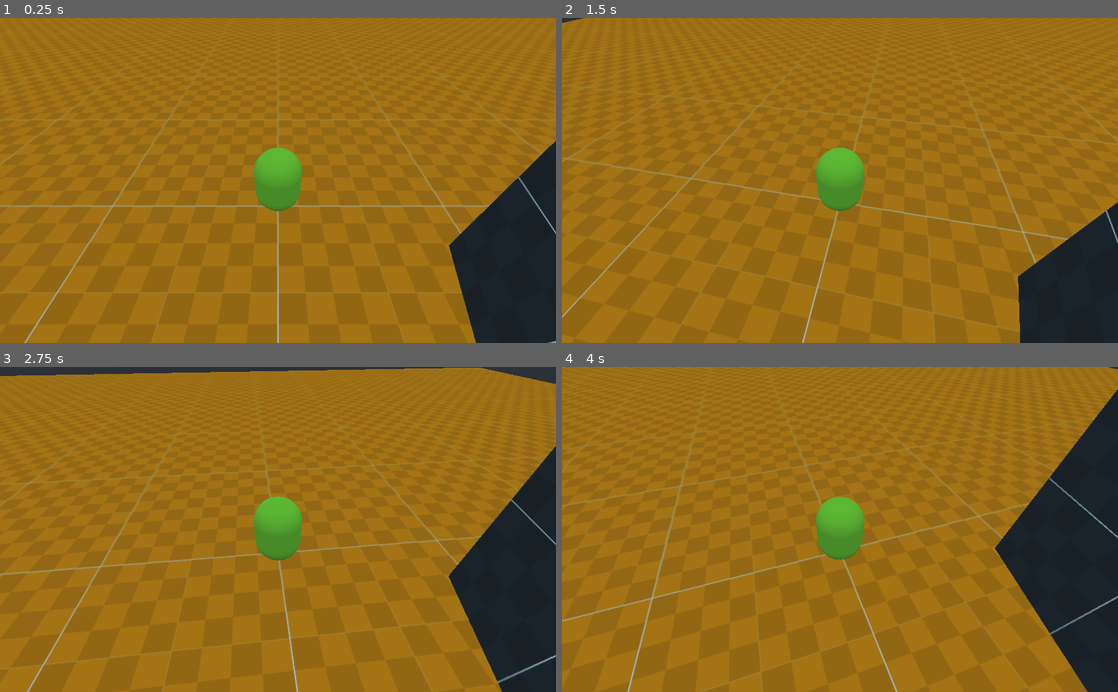
Above: before the commit, frames 1-4 (two rows, left to right).
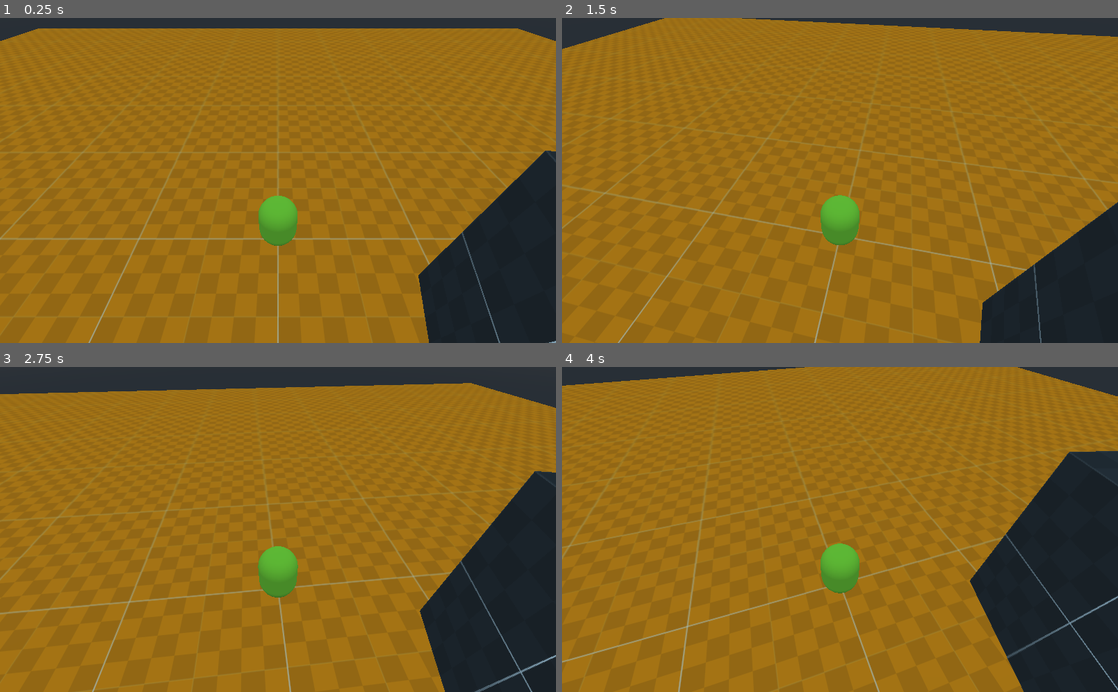
Above: after the commit, the same moments.

Repository: James-Fraser-Jones/JumpShootManMultiplayer
Game: Godot game, scene res://Scenes/Main.tscn
The game is run twice, just before and just after one commit, with the same random seed, the same clock (stepped at 60 frames per second) and the same inputs.
Inputs (mouse positions are in pixels of both pictures, inside the frame that each line leads up to):
- Up to frame 1 (0.25 s): no input
- Up to frame 2 (1.5 s): tap Enter at 0.5 s; move the mouse to (867, 180) at 0.52 s; tap Space at 1.25 s; move the mouse to (812, 180) at 1.27 s
- Up to frame 3 (2.75 s): tap Enter at 2 s; move the mouse to (289, 523) at 2.02 s
- Up to frame 4 (4 s): tap Space at 2.75 s; move the mouse to (834, 536) at 2.77 s; tap Enter at 3.5 s; move the mouse to (878, 532) at 3.52 s

The runs differ from the first frame. In frame 1, 9.6% of the frame differs, in the area x 0-100%, y 0-100%; in frame 2, 8.5%; in frame 3, 13%; in frame 4, 11%.

Commit message:
just need to add clipping

Diff:
--- a/Scenes/Main.tscn
+++ b/Scenes/Main.tscn
@@ -11,11 +11,11 @@
 
 [node name="Floor" parent="." instance=ExtResource( 1 )]
 
+[node name="Obstacle" parent="." instance=ExtResource( 3 )]
+transform = Transform( 3.8637, 0, -1.03528, 0, 4, 0, 1.03528, 0, 3.8637, 10, 4, 7 )
+
 [node name="Player" parent="." instance=ExtResource( 2 )]
 transform = Transform( 1, 0, 0, 0, 1, 0, 0, 0, 1, 0, 2, 0 )
-
-[node name="Obstacle" parent="." instance=ExtResource( 3 )]
-transform = Transform( 3.8637, 0, -1.03528, 0, 4, 0, 1.03528, 0, 3.8637, 10, 4, 7 )
 
 [node name="Camera" type="Camera" parent="."]
 script = ExtResource( 5 )
--- a/Scripts/Camera.gd
+++ b/Scripts/Camera.gd
@@ -1,23 +1,26 @@
 extends Camera
 
 export var radius : float = 10
+export var verticalSensitivity : float = 0.004
+export var horizontalSensitivity : float = 0.004
+export var minPitch : float = -90
+export var maxPitch : float = 90
+export var initPitch : float = 45
+export var yOffset : float = 3
 export var targetPath : NodePath
-export var lookSensitivity : float = 0.004
-export var initAngle : float = -45
 
-var camRotation : Vector2 = Vector2(0, deg2rad(initAngle))
+var camRotation : Vector2 = Vector2(0, deg2rad(-initPitch))
 var target : Spatial
 
-# Called when the node enters the scene tree for the first time.
 func _ready() -> void:
 	target = get_node(targetPath)
 	updateRotation()
 
 func _input(event):
 	if event is InputEventMouseMotion:
-		camRotation.x = fposmod(camRotation.x - event.relative.x * lookSensitivity, deg2rad(360))
-		camRotation.y = clamp(fmod(camRotation.y - event.relative.y * lookSensitivity, deg2rad(360))
-			, deg2rad(-90), deg2rad(90))
+		camRotation.x = fposmod(camRotation.x - event.relative.x * horizontalSensitivity, deg2rad(360))
+		camRotation.y = clamp(fmod(camRotation.y - event.relative.y * verticalSensitivity, deg2rad(360))
+			, deg2rad(-maxPitch), deg2rad(-minPitch))
 		updateRotation()
 
 func _process(delta: float) -> void:
@@ -31,3 +34,4 @@
 func updatePosition() -> void:
 	translation = target.translation
 	translate_object_local(Vector3.BACK * radius)
+	translation.y += yOffset
